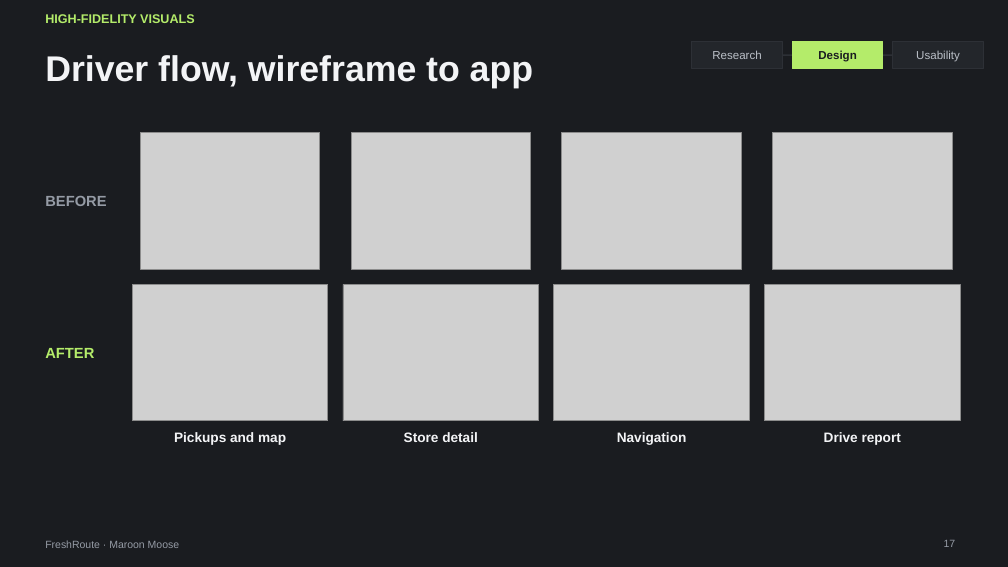
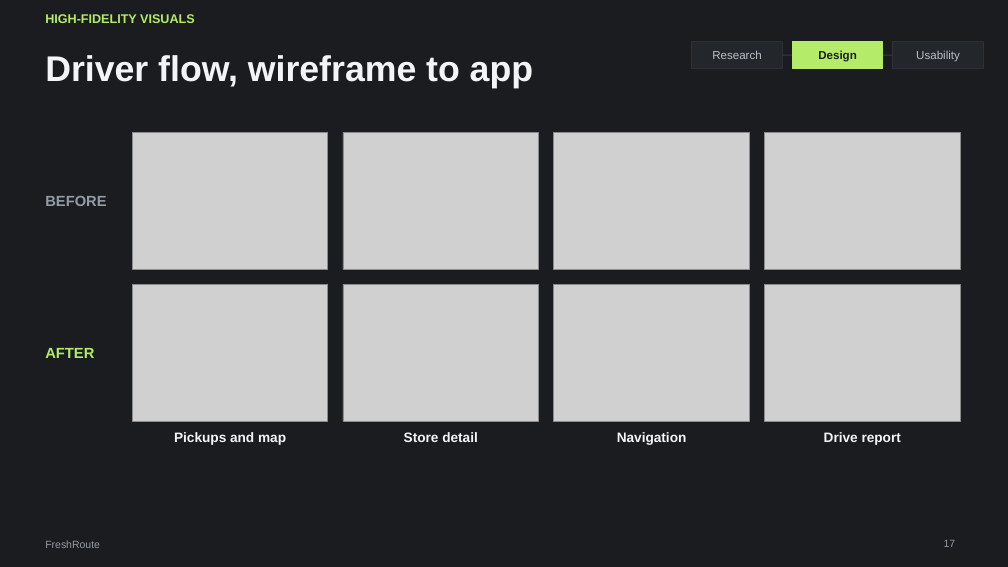
Before and after one commit to ojellyneck44/freshroute, a slide deck: slide 17 of docs/deck/FreshRoute-Final-Presentation.pptx. Drawn at 1008x567 pixels with LibreOffice and Linux fonts; fonts in the diff are those of the drawing; grey boxes stand for pictures. Boxes give left, top, right and bottom in pixels: in the first picture for what was removed or moved away, otherwise in the second. Text is boxed around its words. In the diff, an @@ line names an element or a change of style, - is before the commit and + after.

```diff
--- a/docs/deck/FreshRoute-Final-Presentation.pptx
+++ b/docs/deck/FreshRoute-Final-Presentation.pptx
@@ picture: place and size @@
-picture at <box>141,132,320,269</box>
+picture at <box>132,132,328,269</box>
@@ picture: place and size @@
-picture at <box>351,132,530,269</box>
+picture at <box>343,132,539,269</box>
@@ picture: place and size @@
-picture at <box>562,132,741,269</box>
+picture at <box>554,132,750,269</box>
@@ picture: place and size @@
-picture at <box>773,132,952,269</box>
+picture at <box>765,132,960,269</box>
@@ text at <box>45,540,100,548</box>: text changed @@
-FreshRoute · Maroon Moose
+FreshRoute
```
Also in this commit, not shown: 29 other slides changed, 2 other files.
